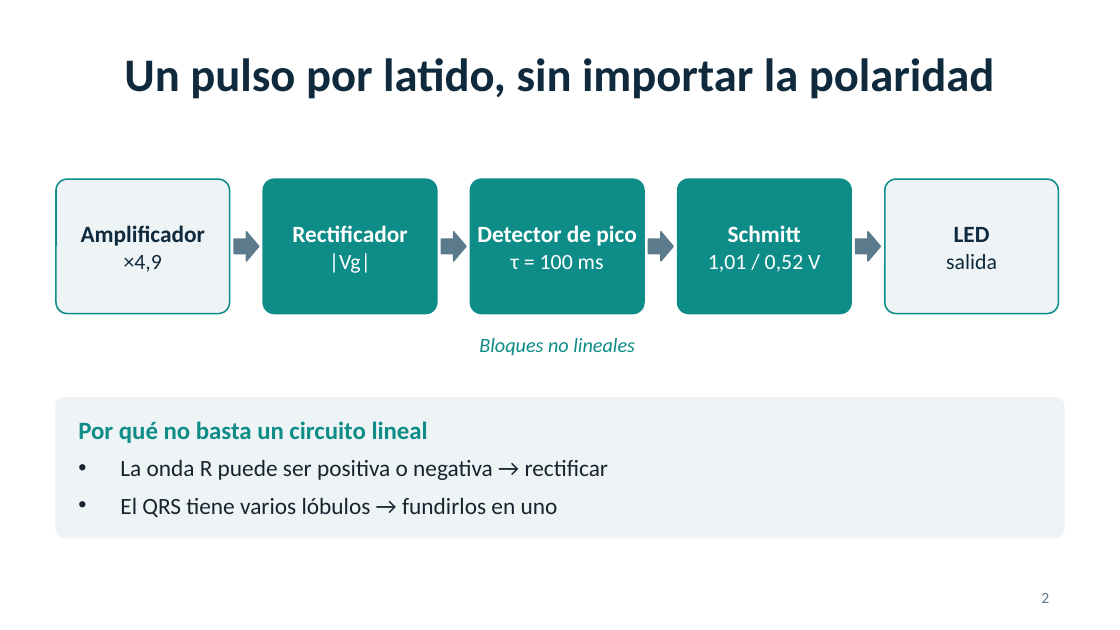
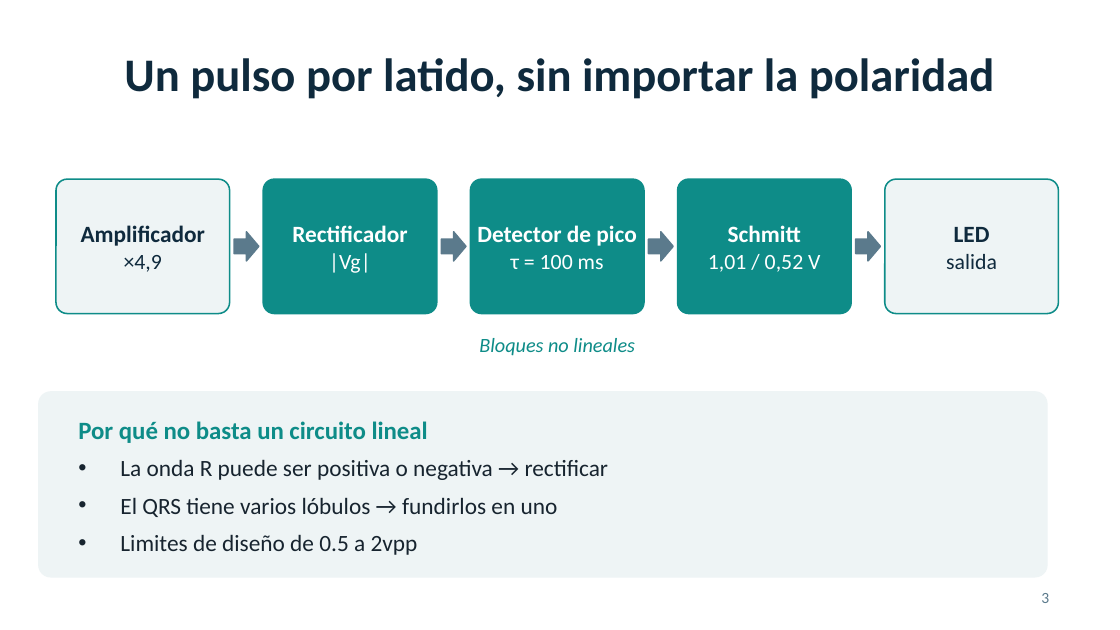
Before and after one commit to Brahiam18/detector-latido-ecg, a slide deck: slide 3 of presentacion/Presentacion_Detector_Latido_ECG.pptx (slide 2 before the commit). Drawn at 1120x630 pixels with LibreOffice and Linux fonts; fonts in the diff are those of the drawing. Boxes give left, top, right and bottom in pixels: in the first picture for what was removed or moved away, otherwise in the second. Text is boxed around its words. In the diff, an @@ line names an element or a change of style, - is before the commit and + after.

```diff
--- a/presentacion/Presentacion_Detector_Latido_ECG.pptx
+++ b/presentacion/Presentacion_Detector_Latido_ECG.pptx
@@ rounded rectangle: place and size @@
-rounded rectangle at bbox=[56, 398, 1064, 538]
+rounded rectangle at bbox=[39, 392, 1047, 577]
@@ text at bbox=[120, 534, 418, 555]: paragraph added @@
+• Limites de diseño de 0.5 a 2vpp
@@ page number at bbox=[1041, 593, 1049, 603]: text changed @@
-2
+3
```
Also in this commit, not shown: 4 other slides changed, 17 slides added, 1 other file.
